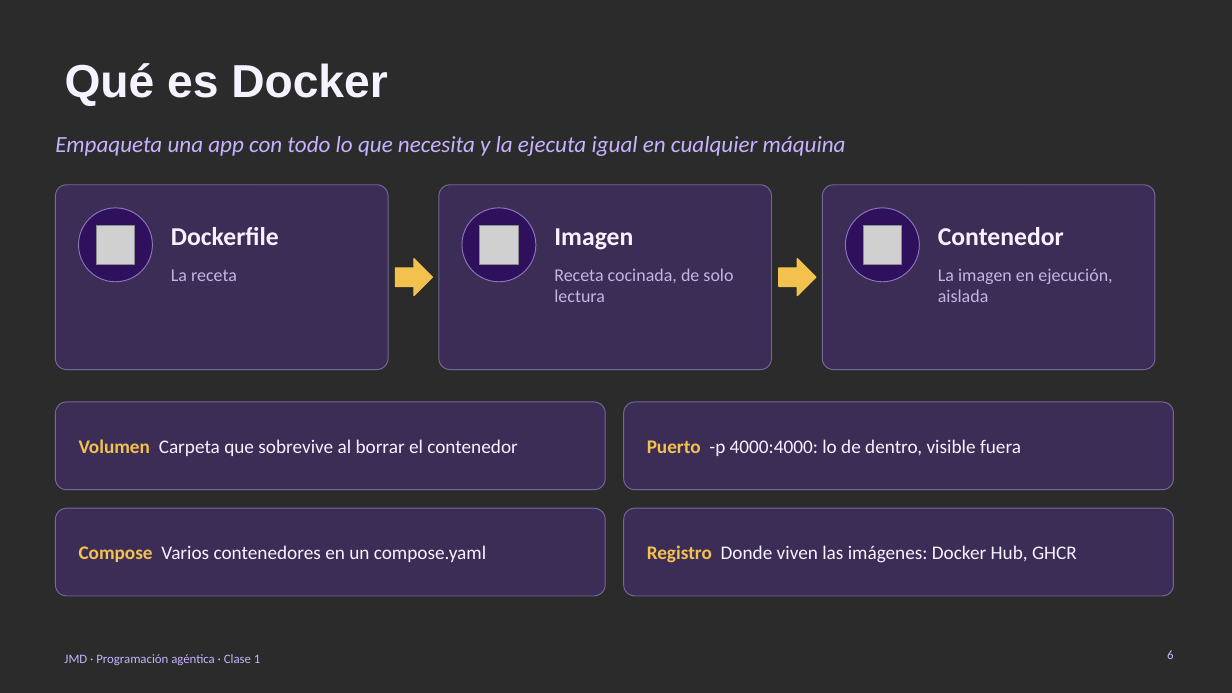
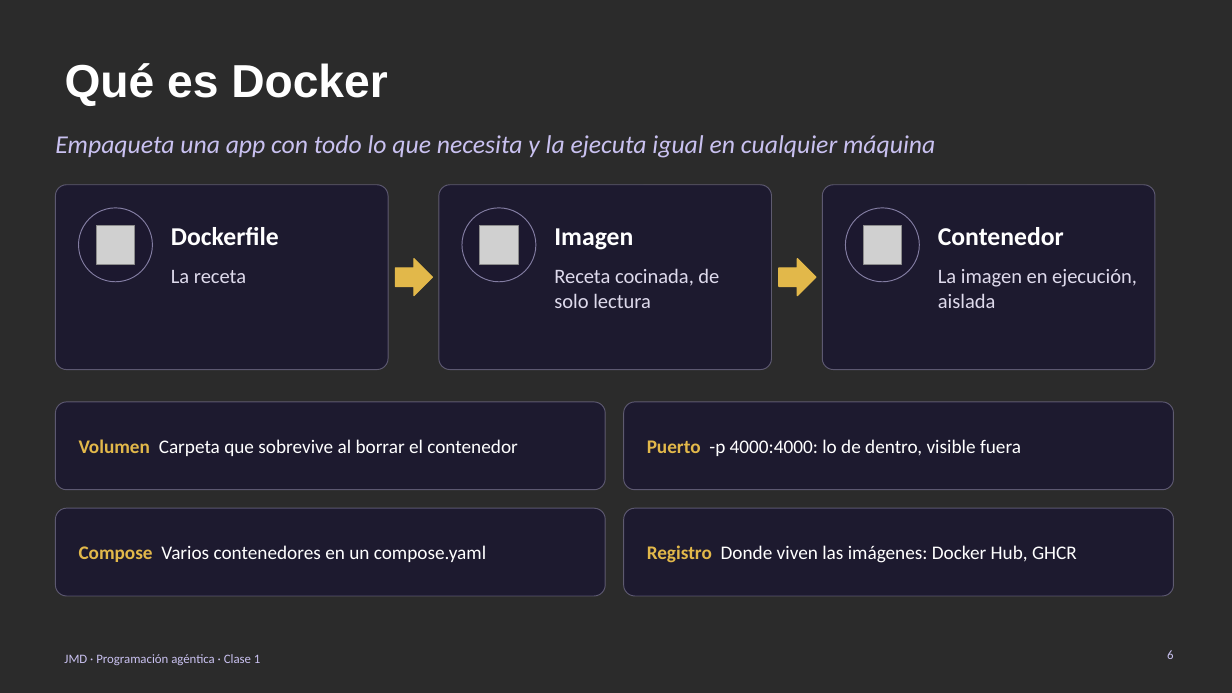
Before and after one commit to davrv93/jmd, a slide deck: slide 6 of lms/content/courses/programacion-agentica/materials/clase-01-diapositivas.pptx. Drawn at 1232x693 pixels with LibreOffice and Linux fonts; fonts in the diff are those of the drawing; grey boxes stand for pictures; background and template pictures are left out; a plain dark background stands for a picture behind light text. Boxes give left, top, right and bottom in pixels: in the first picture for what was removed or moved away, otherwise in the second. Text is boxed around its words. In the diff, an @@ line names an element or a change of style, - is before the commit and + after.

```diff
--- a/lms/content/courses/programacion-agentica/materials/clase-01-diapositivas.pptx
+++ b/lms/content/courses/programacion-agentica/materials/clase-01-diapositivas.pptx
@@ text "Empaqueta una app con todo ..." at bbox=[55, 135, 935, 158]: size 18 to 20 pt, text colour #C7B2FF to #C9C1F0 @@
@@ fill #2E0D5E at 90% opacity to #1C1830 at 90% opacity; outline #C7B2FF 0.75 pt to #C9C1F0 0.75 pt in 3 elements at bbox=[79, 208, 152, 282], bbox=[462, 208, 536, 282], bbox=[846, 208, 920, 282] @@
@@ text colour #F7F2FF to #FFFFFF in 3 elements at bbox=[171, 227, 279, 245], bbox=[554, 228, 633, 250], bbox=[938, 227, 1064, 245] @@
@@ right arrow at bbox=[396, 259, 433, 296]: fill #F2C14E to #E2B84A; outline #F2C14E 1 pt to #E2B84A 1 pt @@
@@ right arrow at bbox=[779, 259, 816, 296]: fill #F2C14E to #E2B84A; outline #F2C14E 1 pt to #E2B84A 1 pt @@
@@ size 14 to 16 pt, text colour #C3B5E3 to #DEDAEC in 3 elements at bbox=[171, 270, 246, 283], bbox=[554, 268, 719, 308], bbox=[938, 269, 1137, 308] @@
@@ text "Volumen Carpeta que sobrevive al ..." at bbox=[79, 439, 517, 456]: text colour #F2C14E to #E2B84A in "Volumen"; text colour #F7F2FF to #FFFFFF in "Carpeta que sobrevive al borrar el contenedor" @@
@@ text "Puerto -p 4000:4000: lo de ..." at bbox=[647, 439, 1021, 456]: text colour #F2C14E to #E2B84A in "Puerto"; text colour #F7F2FF to #FFFFFF in "-p 4000:4000: lo de dentro, visible fuera" @@
@@ text "Compose Varios contenedores en un ..." at bbox=[79, 545, 486, 562]: text colour #F2C14E to #E2B84A in "Compose"; text colour #F7F2FF to #FFFFFF in "Varios contenedores en un compose.yaml" @@
@@ fill #6A35C9 at 28% opacity to #1C1830 at 88% opacity; outline #C7B2FF 0.75 pt to #C9C1F0 0.75 pt in 7 elements at bbox=[55, 185, 388, 370], bbox=[439, 185, 772, 370], bbox=[823, 185, 1155, 370], bbox=[55, 402, 605, 490], bbox=[624, 402, 1174, 490], bbox=[55, 508, 605, 596], bbox=[624, 508, 1174, 596] @@
@@ text "Registro Donde viven las imágenes: ..." at bbox=[647, 545, 1077, 563]: text colour #F2C14E to #E2B84A in "Registro"; text colour #F7F2FF to #FFFFFF in "Donde viven las imágenes: Docker Hub, GHCR" @@
@@ text "JMD · Programación agéntica · ..." at bbox=[64, 654, 260, 665]: text colour #C7B2FF to #C9C1F0 @@
```
Also in this commit, not shown: 18 other slides changed, 26 other files.
